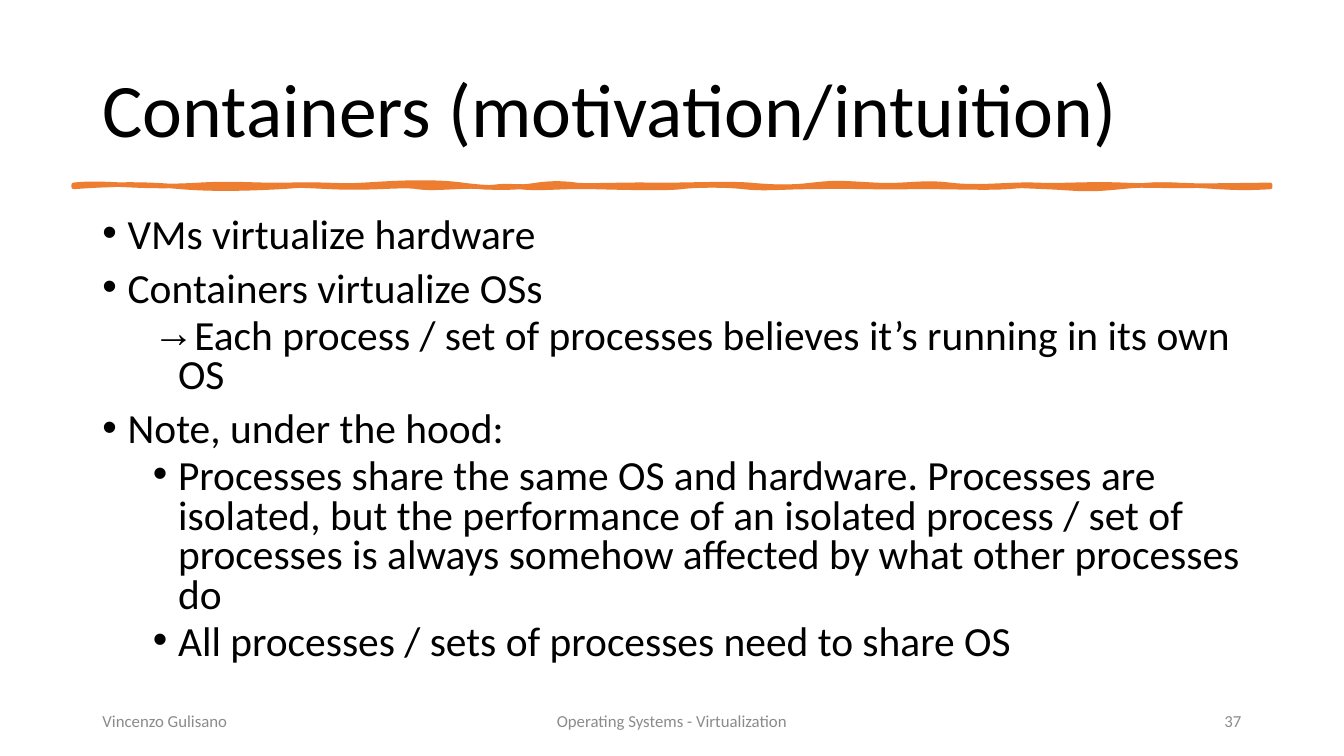
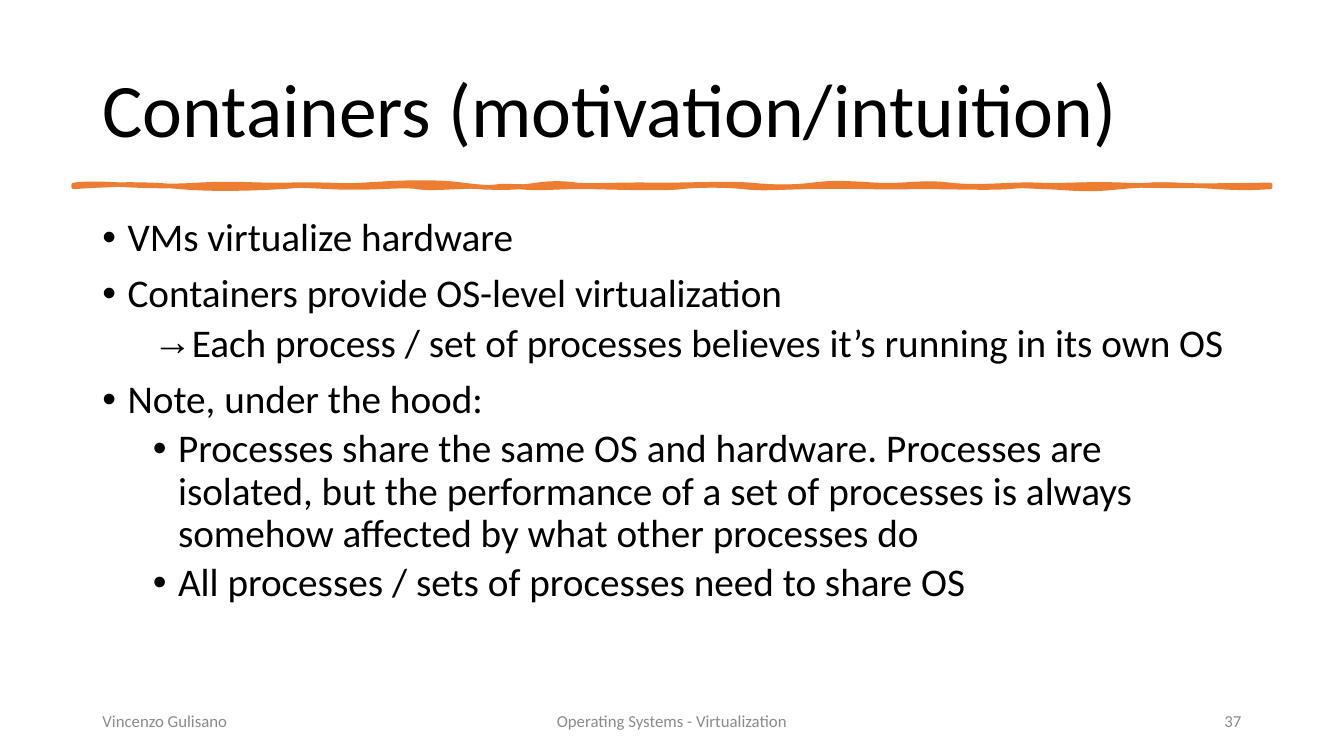
Before and after one commit to vincenzo-gulisano/os_material, a slide deck: slide 37 of slides/virtualization.pptx. Drawn at 1344x756 pixels with LibreOffice and Linux fonts; fonts in the diff are those of the drawing. Boxes give left, top, right and bottom in pixels: in the first picture for what was removed or moved away, otherwise in the second. Text is boxed around its words. In the diff, an @@ line names an element or a change of style, - is before the commit and + after.

```diff
--- a/slides/virtualization.pptx
+++ b/slides/virtualization.pptx
@@ text at [128,223,1223,603]: size 29.6 to 28 pt in "VMs virtualize hardware", "Each process / set of processes believes ...", "Note, under the hood:", "All processes / sets of processes need ..."; line spacing 0.8 to 0.9 @@
@@ text at [128,279,782,314]: text changed; size 29.6 to 28 pt @@
-• Containers virtualize OSs
+• Containers provide OS-level virtualization
@@ text at [178,434,1132,554]: text changed; size 29.6 to 28 pt @@
-  • Processes share the same OS and hardware. Processes are isolated, but the performance of an isolated process / set of processes is always somehow affected by what other processes do
+  • Processes share the same OS and hardware. Processes are isolated, but the performance of a set of processes is always somehow affected by what other processes do
```
Also in this commit, not shown: 8 other slides changed, 1 slide added, 1 other file.
